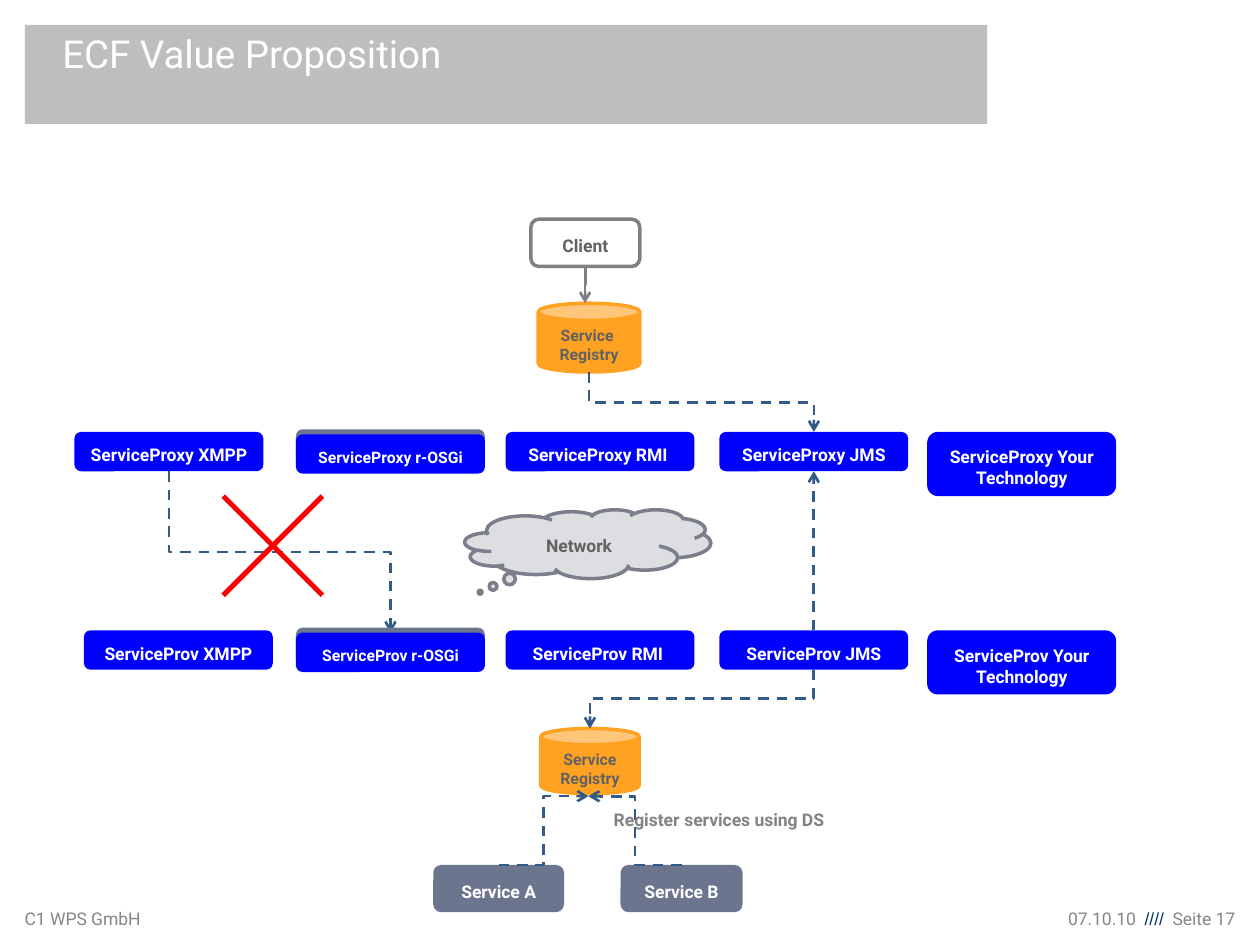
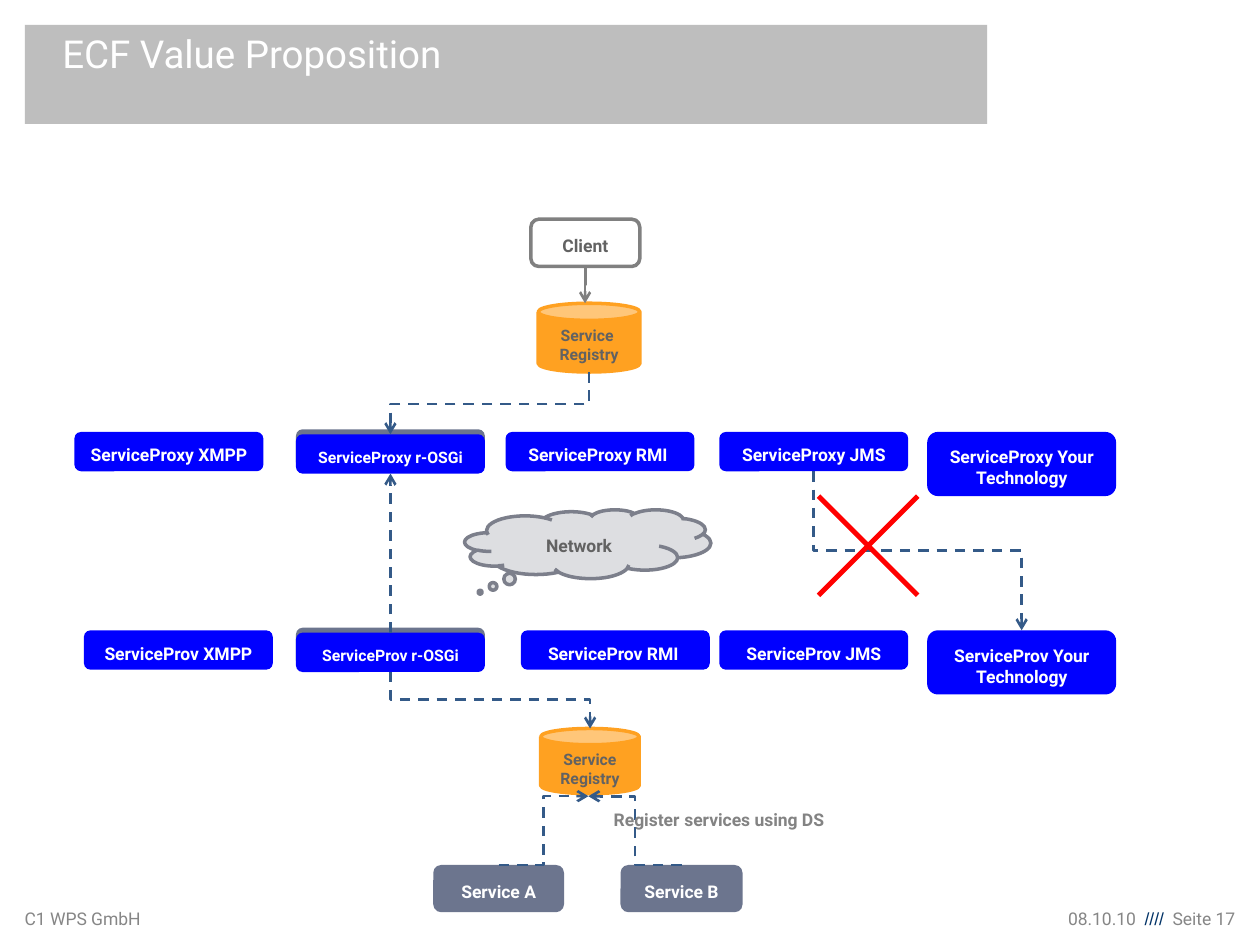
Before and after one commit to lemmy/org.eclipse.ecf.winterschool, a slide deck: slide 17 of org.eclipse.ecf.winterschool/EclipseCommunicationFramework.odp. Drawn at 1260x945 pixels with LibreOffice and Linux fonts; fonts in the diff are those of the drawing; background and template pictures are left out. Boxes give left, top, right and bottom in pixels: in the first picture for what was removed or moved away, otherwise in the second. Text is boxed around its words. In the diff, an @@ line names an element or a change of style, - is before the commit and + after.

```diff
--- a/org.eclipse.ecf.winterschool/EclipseCommunicationFramework.odp
+++ b/org.eclipse.ecf.winterschool/EclipseCommunicationFramework.odp
@@ elbow arrow moved from (588, 372) - (814, 432) to (590, 372) - (391, 435) @@
@@ elbow arrow moved from (814, 630) - (814, 471) to (391, 633) - (391, 474) @@
@@ elbow arrow moved from (169, 471) - (391, 633) to (814, 471) - (1022, 630) @@
@@ line moved from (223, 496) - (323, 595) to (819, 496) - (917, 595) @@
@@ line moved from (323, 496) - (223, 595) to (917, 496) - (819, 595) @@
@@ rounded rectangle "ServiceProv RMI": place and size @@
-rounded rectangle "ServiceProv RMI" at (505, 630, 694, 669)
+rounded rectangle "ServiceProv RMI" at (520, 630, 709, 669)
@@ elbow arrow moved from (814, 669) - (590, 728) to (391, 672) - (590, 728) @@
@@ text at (1068, 912, 1236, 925): text changed @@
-07.10.10 //// Seite 17
+08.10.10 //// Seite 17
```
Also in this commit, not shown: 5 other slides changed, 1 slide added, 1 other file.
